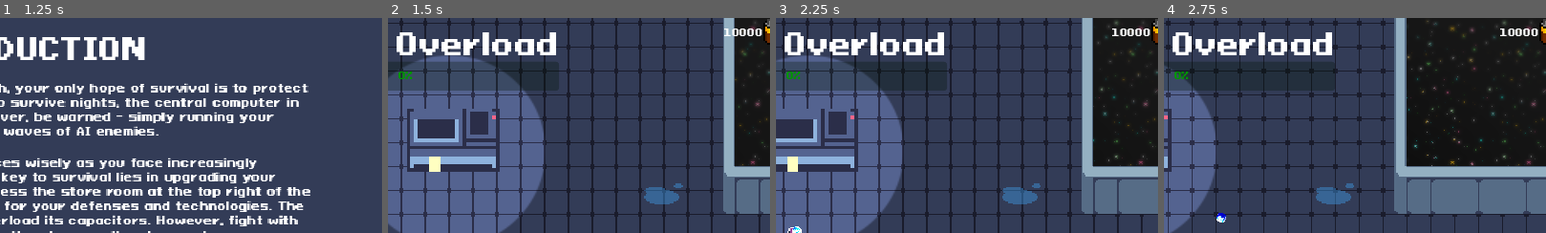
Above: before the commit, frames 1-4 (left to right).
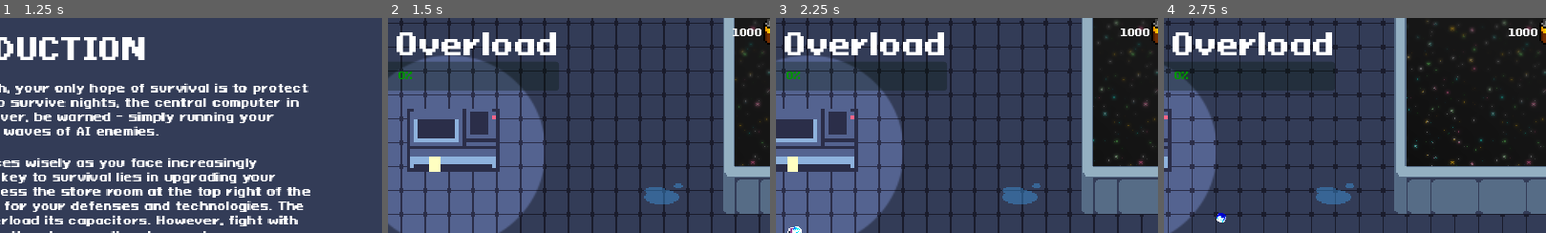
Above: after the commit, the same moments.

Repository: AugustanaCSC380January2024/final-game-solo
Game: Godot game, scene res://Scenes/main_menu.tscn
Two runs of this game, one before a commit and one after it. Both use one fixed random seed, a clock stepped at 60 frames per second and the inputs below. Sound files missing from this copy of the repository are replaced by a short silence.
Inputs (mouse positions are % of the whole screen's width and height, from its top left):
- Up to frame 1 (1.25 s): click "Load Game" at 0.5 s
- Up to frame 2 (1.5 s): click "Continue" at 1.25 s
- Up to frame 3 (2.25 s): tap Enter at 2 s; move the mouse to (72, 45) at 2.02 s; hold Right (ui_right) from 2.03 s (still down); tap E (interact) at 2.1 s; click (72, 45) at 2.17 s
- Up to frame 4 (2.75 s): keep holding Right (ui_right)
The pictures show only the part of the screen within x 48-98%, y 0-50%; the shares and areas given below are measured in that part.

Frame 1 is identical in both runs. In frame 2, 0.2% of the frame differs, in the area x 88-98%, y 4-9%; in frame 3, 0.2%; in frame 4, 0.2%.

Commit message:
Fixed beacon health shop item not updating health bar

Diff:
--- a/Scenes/Game.tscn
+++ b/Scenes/Game.tscn
@@ -14,7 +14,6 @@
 [ext_resource type="PackedScene" uid="uid://cspwcnb5tsy1s" path="res://Scenes/introduction.tscn" id="10_wbaxq"]
 [ext_resource type="AudioStream" uid="uid://6gwx67gmxtp5" path="res://Music/Rapture (Synthwave).wav" id="12_q4q2j"]
 [ext_resource type="Shader" path="res://Shaders/Blur Vignette.gdshader" id="14_oxyqv"]
-[ext_resource type="PackedScene" uid="uid://bhlxvss7pgl3v" path="res://Scenes/boss.tscn" id="15_36afe"]
 
 [sub_resource type="ShaderMaterial" id="ShaderMaterial_nelfe"]
 shader = ExtResource("14_oxyqv")
@@ -155,11 +154,6 @@
 stream = ExtResource("12_q4q2j")
 volume_db = -6.0
 
-[node name="Boss" parent="." node_paths=PackedStringArray("player", "beacon") instance=ExtResource("15_36afe")]
-position = Vector2(530, 770)
-player = NodePath("../Player")
-beacon = NodePath("../Beacon")
-
 [connection signal="body_entered" from="Store/StoreOpenArea" to="." method="_on_store_open_area_body_entered"]
 [connection signal="body_exited" from="Store/StoreOpenArea" to="." method="_on_store_open_area_body_exited"]
 [connection signal="body_entered" from="Beacon/StartRoundArea" to="." method="_on_start_round_area_body_entered"]
--- a/Scripts/default_enemy.gd
+++ b/Scripts/default_enemy.gd
@@ -145,7 +145,7 @@
 			weapon_timer.stop()
 
 func shoot(body):
-	if alive:
+	if alive && get_tree().get_first_node_in_group("siren") == null:
 		animation_player.play("shoot")
 		await animation_player.animation_finished
 
--- a/Scripts/game.gd
+++ b/Scripts/game.gd
@@ -75,7 +75,7 @@
 		store_ui.heal_beacon_button = Loader.heal_beacon_button
 		introduction.hide()
 	else:
-		set_batteries(10000)
+		set_batteries(1000)
 
 
 func _process(delta):
--- a/Scripts/store_ui.gd
+++ b/Scripts/store_ui.gd
@@ -13,7 +13,7 @@
 @onready var player = self.get_parent().get_parent().get_node("Player")
 @onready var beacon = self.get_parent().get_parent().get_node("Beacon")
 
-var increase_rate = 1.2
+var increase_rate = 1.5
 signal spent_batteries
 
 
@@ -61,6 +61,7 @@
 		spend(int(heal_beacon_button.text))
 		heal_beacon_button.text = str(int(int(heal_beacon_button.text) * increase_rate))
 		beacon.current_health -= beacon.max_health / 10.0
+		get_parent().get_parent().update_beacon_health()
 		if beacon.current_health < 0:
 			beacon.current_health = 0
 
@@ -88,6 +89,8 @@
 		spend(cost)
 		siren_duration_button.text = str(cost * 2)
 		player.upgrade_siren_duration()
+		if is_two_player():
+			self.get_parent().get_parent().get_node("Player2").upgrade_siren_duration()
 		if int(siren_duration_button.text) > 400:
 			siren_duration_button.text = "MAX"
 			siren_duration_button.disabled = true
@@ -99,6 +102,8 @@
 		spend(cost)
 		siren_cooldown_button.text = str(cost * 2)
 		player.upgrade_siren_cooldown()
+		if is_two_player():
+			self.get_parent().get_parent().get_node("Player2").upgrade_siren_cooldown()
 		if int(siren_cooldown_button.text) > 400:
 			siren_cooldown_button.text = "MAX"
 			siren_cooldown_button.disabled = true
Not shown: 1 places in Scenes/Game.tscn that only renumber resources
